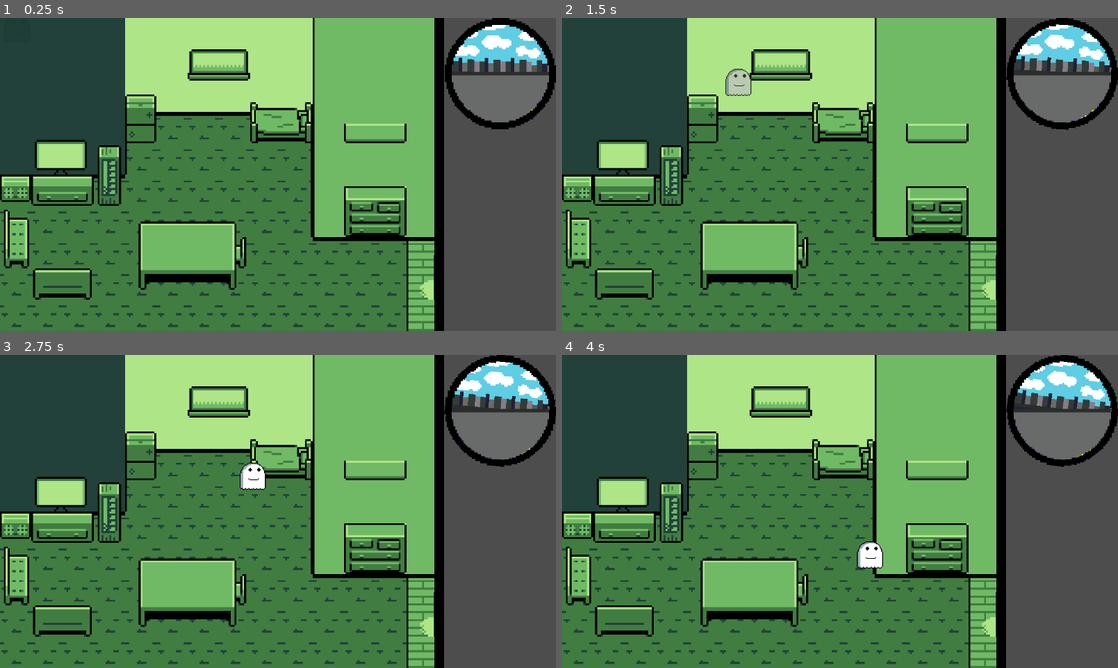
Above: before the commit, frames 1-4 (two rows, left to right).
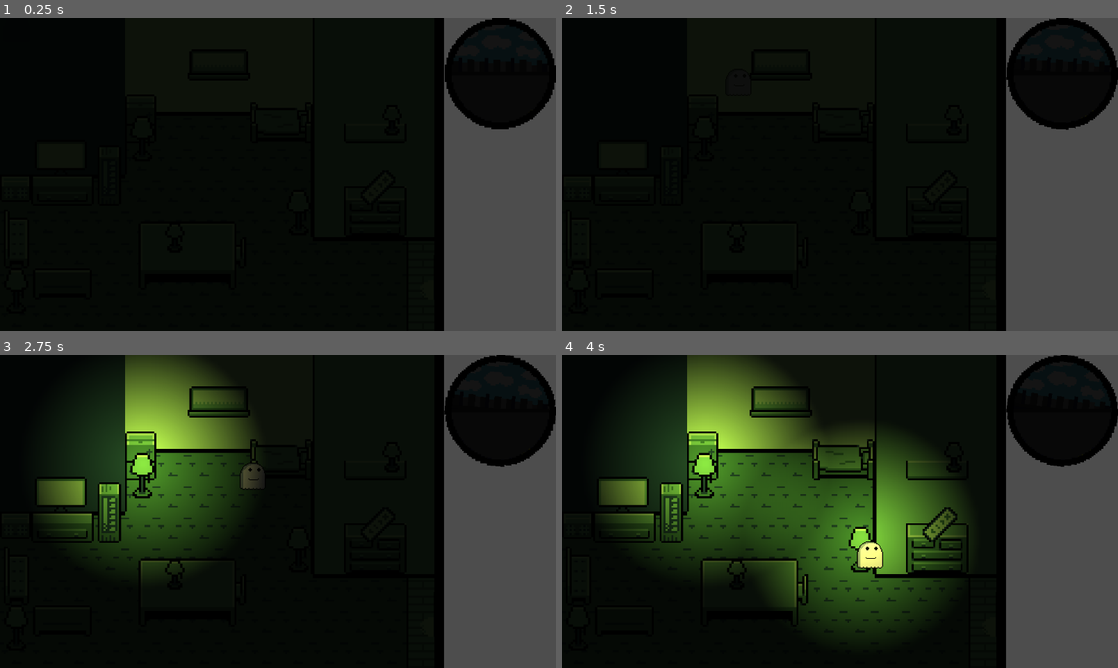
Above: after the commit, the same moments.

Repository: OrangePainting/GMTKGameJam2026
Game: Godot game, scene res://scenes/day_one.tscn
Same seed, same stepped clock (60 frames per second), same inputs: the game is played once before the commit and once after it.
Inputs (mouse positions are in pixels of both pictures, inside the frame that each line leads up to):
- Up to frame 1 (0.25 s): no input
- Up to frame 2 (1.5 s): move the mouse to (1062, 74) at 0.52 s; click (1062, 74) at 0.67 s; move the mouse to (728, 190) at 1.27 s; click (728, 190) at 1.42 s
- Up to frame 3 (2.75 s): move the mouse to (333, 442) at 2.02 s; click (333, 442) at 2.17 s
- Up to frame 4 (4 s): move the mouse to (812, 574) at 2.77 s; click (812, 574) at 2.92 s; move the mouse to (1006, 558) at 3.52 s; click (1006, 558) at 3.67 s

The runs differ from the first frame. In frame 1, 79% of the frame differs, in the area x 0-99%, y 0-100%; in frame 2, 79%; in frame 3, 78%; in frame 4, 78%.

Commit message:
Added light sources and interactable lights

Diff:
--- a/scenes/day_one.tscn
+++ b/scenes/day_one.tscn
@@ -2,10 +2,31 @@
 
 [ext_resource type="Script" uid="uid://d3ogbi80kmfao" path="res://scripts/main.gd" id="1_ssijw"]
 [ext_resource type="Texture2D" uid="uid://chgrtwsf8rpe5" path="res://art/Tilesets/Map1Empty.png" id="2_ssijw"]
+[ext_resource type="Texture2D" uid="uid://b7shbcix874oy" path="res://art/light_big.png" id="3_27vry"]
+[ext_resource type="Script" uid="uid://c5q57f6wrb36l" path="res://scripts/light_source.gd" id="3_f1g2u"]
 [ext_resource type="PackedScene" uid="uid://727evawbfoyj" path="res://scenes/player.tscn" id="3_mqijn"]
 [ext_resource type="Texture2D" uid="uid://c3oyk28kyogl7" path="res://art/TVSpriteSheet.png" id="3_xxuho"]
 [ext_resource type="PackedScene" uid="uid://b6odwl5ldbmdl" path="res://scenes/ui.tscn" id="4_27vry"]
+[ext_resource type="Texture2D" uid="uid://dt8a2drp6172c" path="res://art/light_small.png" id="4_gsec4"]
 [ext_resource type="Script" uid="uid://dts2xb5nqlhta" path="res://scripts/tv.gd" id="4_mqijn"]
+[ext_resource type="Texture2D" uid="uid://c5kpatqxd570d" path="res://art/tv_remote.png" id="8_022v7"]
+[ext_resource type="Script" uid="uid://gmg4h3p2nw4e" path="res://scripts/remote.gd" id="8_tjpqy"]
+
+[sub_resource type="CapsuleShape2D" id="CapsuleShape2D_li6ia"]
+radius = 8.400009
+
+[sub_resource type="Gradient" id="Gradient_f1g2u"]
+offsets = PackedFloat32Array(0, 0.71268654)
+colors = PackedColorArray(1, 1, 0.49019608, 1, 0, 0, 0, 1)
+
+[sub_resource type="GradientTexture2D" id="GradientTexture2D_tjpqy"]
+gradient = SubResource("Gradient_f1g2u")
+fill = 1
+fill_from = Vector2(0.5, 0.5)
+
+[sub_resource type="CapsuleShape2D" id="CapsuleShape2D_gsec4"]
+radius = 6.4000015
+height = 23.199997
 
 [sub_resource type="AtlasTexture" id="AtlasTexture_mqijn"]
 atlas = ExtResource("3_xxuho")
@@ -95,6 +116,8 @@
 
 [sub_resource type="RectangleShape2D" id="RectangleShape2D_jwl2k"]
 size = Vector2(25, 20)
+
+[sub_resource type="RectangleShape2D" id="RectangleShape2D_li6ia"]
 
 [node name="Main" type="Node2D" unique_id=560727074]
 script = ExtResource("1_ssijw")
@@ -106,7 +129,100 @@
 
 [node name="Furniture" type="Node2D" parent="." unique_id=1667566550]
 
-[node name="Area2D" type="Area2D" parent="Furniture" unique_id=563035012]
+[node name="BigLight" type="Area2D" parent="Furniture" unique_id=563035012]
+position = Vector2(690, 420)
+scale = Vector2(5, 5)
+script = ExtResource("3_f1g2u")
+tv_path = NodePath("../TV")
+
+[node name="Sprite" type="Sprite2D" parent="Furniture/BigLight" unique_id=1243173392]
+texture = ExtResource("3_27vry")
+
+[node name="CollisionShape2D" type="CollisionShape2D" parent="Furniture/BigLight" unique_id=2136819556]
+position = Vector2(0, 5.2)
+shape = SubResource("CapsuleShape2D_li6ia")
+
+[node name="PointLight2D" type="PointLight2D" parent="Furniture/BigLight" unique_id=1239878493]
+energy = 0.0
+shadow_enabled = true
+shadow_color = Color(0, 0, 0, 0.6666667)
+texture = SubResource("GradientTexture2D_tjpqy")
+
+[node name="BigLight2" type="Area2D" parent="Furniture" unique_id=1655005479]
+position = Vector2(330, 250)
+scale = Vector2(5, 5)
+script = ExtResource("3_f1g2u")
+tv_path = NodePath("../TV")
+
+[node name="Sprite" type="Sprite2D" parent="Furniture/BigLight2" unique_id=1522932989]
+texture = ExtResource("3_27vry")
+
+[node name="CollisionShape2D" type="CollisionShape2D" parent="Furniture/BigLight2" unique_id=379762213]
+position = Vector2(0, 5.2)
+shape = SubResource("CapsuleShape2D_li6ia")
+
+[node name="PointLight2D" type="PointLight2D" parent="Furniture/BigLight2" unique_id=1605002161]
+energy = 0.0
+shadow_enabled = true
+shadow_color = Color(0, 0, 0, 0.6666667)
+texture = SubResource("GradientTexture2D_tjpqy")
+
+[node name="BigLight3" type="Area2D" parent="Furniture" unique_id=1126274311]
+position = Vector2(40, 600)
+scale = Vector2(5, 5)
+script = ExtResource("3_f1g2u")
+tv_path = NodePath("../TV")
+
+[node name="Sprite" type="Sprite2D" parent="Furniture/BigLight3" unique_id=1827133143]
+texture = ExtResource("3_27vry")
+
+[node name="CollisionShape2D" type="CollisionShape2D" parent="Furniture/BigLight3" unique_id=1855142993]
+position = Vector2(0, 5.2)
+shape = SubResource("CapsuleShape2D_li6ia")
+
+[node name="PointLight2D" type="PointLight2D" parent="Furniture/BigLight3" unique_id=1384551095]
+energy = 0.0
+shadow_enabled = true
+shadow_color = Color(0, 0, 0, 0.6666667)
+texture = SubResource("GradientTexture2D_tjpqy")
+
+[node name="SmallLight" type="Area2D" parent="Furniture" unique_id=1972838998]
+position = Vector2(400, 500)
+scale = Vector2(5, 5)
+script = ExtResource("3_f1g2u")
+tv_path = NodePath("../TV")
+
+[node name="Sprite" type="Sprite2D" parent="Furniture/SmallLight" unique_id=2013971745]
+texture = ExtResource("4_gsec4")
+
+[node name="CollisionShape2D" type="CollisionShape2D" parent="Furniture/SmallLight" unique_id=1446133927]
+position = Vector2(0, 1.5999999)
+shape = SubResource("CapsuleShape2D_gsec4")
+
+[node name="PointLight2D" type="PointLight2D" parent="Furniture/SmallLight" unique_id=325209845]
+energy = 0.0
+shadow_enabled = true
+shadow_color = Color(0, 0, 0, 0.6666667)
+texture = SubResource("GradientTexture2D_tjpqy")
+
+[node name="SmallLight2" type="Area2D" parent="Furniture" unique_id=1020051003]
+position = Vector2(900, 230)
+scale = Vector2(5, 5)
+script = ExtResource("3_f1g2u")
+tv_path = NodePath("../TV")
+
+[node name="Sprite" type="Sprite2D" parent="Furniture/SmallLight2" unique_id=846210976]
+texture = ExtResource("4_gsec4")
+
+[node name="CollisionShape2D" type="CollisionShape2D" parent="Furniture/SmallLight2" unique_id=1620353364]
+position = Vector2(0, 1.5999999)
+shape = SubResource("CapsuleShape2D_gsec4")
+
+[node name="PointLight2D" type="PointLight2D" parent="Furniture/SmallLight2" unique_id=1977985029]
+energy = 0.0
+shadow_enabled = true
+shadow_color = Color(0, 0, 0, 0.6666667)
+texture = SubResource("GradientTexture2D_tjpqy")
 
 [node name="TV" type="Area2D" parent="Furniture" unique_id=1298489413]
 position = Vector2(140, 320)
@@ -122,6 +238,21 @@
 [node name="CollisionShape2D" type="CollisionShape2D" parent="Furniture/TV" unique_id=610719451]
 shape = SubResource("RectangleShape2D_jwl2k")
 
+[node name="Remote" type="Area2D" parent="Furniture" unique_id=2031247655]
+position = Vector2(870, 390)
+scale = Vector2(5, 5)
+script = ExtResource("8_tjpqy")
+tv_path = NodePath("../TV")
+
+[node name="Sprite" type="Sprite2D" parent="Furniture/Remote" unique_id=1821972369]
+texture = ExtResource("8_022v7")
+
+[node name="CollisionShape2D" type="CollisionShape2D" parent="Furniture/Remote" unique_id=1198685397]
+shape = SubResource("RectangleShape2D_li6ia")
+
+[node name="CanvasModulate" type="CanvasModulate" parent="." unique_id=901883157]
+color = Color(0.07762883, 0.07762881, 0.07762881, 1)
+
+[node name="UI" parent="." unique_id=1307178562 instance=ExtResource("4_27vry")]
+
 [node name="Player" parent="." unique_id=1226793042 instance=ExtResource("3_mqijn")]
-
-[node name="UI" parent="." unique_id=1307178562 instance=ExtResource("4_27vry")]
--- /dev/null
+++ b/scripts/light_source.gd
@@ -0,0 +1,36 @@
+class_name LightSource
+extends ActionItem
+
+@export var tv_path: NodePath
+@export var light_energy: float = 1.2
+@export var light_radius: float = 180.0
+@export var tween_duration: float = 0.4
+
+var is_on := false
+
+@onready var tv: TV = get_node(tv_path)
+@onready var sprite: Sprite2D = $Sprite
+@onready var light: PointLight2D = $PointLight2D
+
+var tween: Tween
+
+# Called when the node enters the scene tree for the first time.
+func _ready() -> void:
+	light.energy = 0.0
+	light.texture_scale = 0.0
+
+func _on_interact(player: Node) -> void:
+	is_on = not is_on
+	# Now light source so not necessary
+	#sprite.frame = 1 if is_on else 0
+	#tv.set_on_off(is_on)
+
+	if is_on: change_lighting(light_energy, light_radius)
+	else: change_lighting(0, 0)
+
+func change_lighting(new_energy: float, new_scale: float) -> void:
+	if tween: tween.kill()
+	tween = create_tween().set_parallel()
+
+	tween.tween_property(light, "energy", new_energy, tween_duration).set_ease(Tween.EASE_OUT).set_trans(Tween.TRANS_QUAD)
+	tween.tween_property(light, "texture_scale", new_scale / 100.0, tween_duration).set_ease(Tween.EASE_OUT).set_trans(Tween.TRANS_QUAD)
--- a/scripts/player.gd
+++ b/scripts/player.gd
@@ -68,4 +68,5 @@
 	for area in interact_area.get_overlapping_areas():
 		if area is ActionItem:
 			area.interact(get_parent())
+			print("test")
 			return
--- /dev/null
+++ b/scripts/remote.gd
@@ -0,0 +1,17 @@
+class_name Remote
+extends ActionItem
+
+@export var tv_path: NodePath
+
+var collected := false
+
+@onready var tv: TV = get_node(tv_path)
+
+
+# Called every frame. 'delta' is the elapsed time since the previous frame.
+func _on_interact(player: Node) -> void:
+	if collected: return
+	collected = true
+	tv.set_remote_found(true)
+	# Happiness manager?
+	queue_free()
--- a/scripts/tv.gd
+++ b/scripts/tv.gd
@@ -1,5 +1,8 @@
 class_name TV
 extends ActionItem
+
+# TV turns on, and then while the antenna is being tuned, the static animation plays.
+# Then, the remote needs to be found, and once the remote is interacted with, the news plays.
 
 enum STATE { OFF, STATIC, NEWS }
 
@@ -7,18 +10,25 @@
 signal news_found
 
 @export var antenna_tuning_scene: PackedScene
+@export var news_channel: int = 2
+@export var channel_num: int = 5
+
 
 var state := STATE.OFF
 var is_on := false
 var remote_found := false
 var tuned := false
+var current_channel: int = 0
 
 @onready var screen = $Screen
 @onready var tuning_layer = $TuningLayer
 
-
 func set_on_off(value: bool) -> void:
+	var turning_on := value and not is_on
 	is_on = value
+	if turning_on:
+		screen.play(&"startup")
+		await screen.animation_finished
 	refresh_state()
 
 func set_remote_found(value: bool) -> void:
@@ -28,20 +38,49 @@
 func refresh_state() -> void:
 	if state == STATE.NEWS: return
 	if not is_on: set_state(STATE.OFF)
-	if not tuned: set_state(STATE.STATIC)
+	else: set_state(STATE.STATIC)
 
 
 func set_state(new_state: STATE) -> void:
 	if new_state == state: return
 	state = new_state
 	state_changed.emit(state)
-	screen.frame = state
-
-# Called when the node enters the scene tree for the first time.
-func _ready() -> void:
-	pass # Replace with function body.
+	match state:
+		STATE.OFF: screen.play(&"off")
+		STATE.STATIC: screen.play(&"static")
+		STATE.NEWS: screen.play(&"talking")
 
 
-# Called every frame. 'delta' is the elapsed time since the previous frame.
-func _process(delta: float) -> void:
-	pass
+func _on_interact(player: Node) -> void: # override in sub classes
+	match state:
+		STATE.OFF: pass
+		STATE.STATIC:
+			if not tuned: open_antenna_tuning()
+			else: cycle_channel()
+		STATE.NEWS: pass
+
+
+func open_antenna_tuning() -> void:
+	if not antenna_tuning_scene: return
+	var tuner: Node = antenna_tuning_scene.instantiate()
+	tuning_layer.add_child(tuner)
+	tuner.tuned.connect(on_antenna_tuned.bind(tuner))
+
+
+func on_antenna_tuned(tuner: Node) -> void:
+	tuned = true
+	tuner.queue_free()
+	refresh_state()
+
+
+func cycle_channel() -> void:
+	if not remote_found: return
+	current_channel = (current_channel + 1) % channel_num
+	if current_channel == news_channel:
+		set_state(STATE.NEWS)
+		news_found.emit()
+		HappinessManager.add_happiness(1)
+
+
+func _ready() -> void:
+	screen.play(&"off")
Binary file added: art/light_big.png
Not shown, added: art/light_big.png.import
Binary file added: art/light_small.png
Not shown, added: art/light_small.png.import
Binary file added: art/tv_remote.aseprite
Binary file added: art/tv_remote.png
Not shown, added: art/tv_remote.png.import
Not shown, added: scripts/light_source.gd.uid
Not shown, added: scripts/remote.gd.uid
Binary file added: shaders_and_textures/2d_lights_and_shadows_neutral_point_light.webp
Not shown, added: shaders_and_textures/2d_lights_and_shadows_neutral_point_light.webp.import
